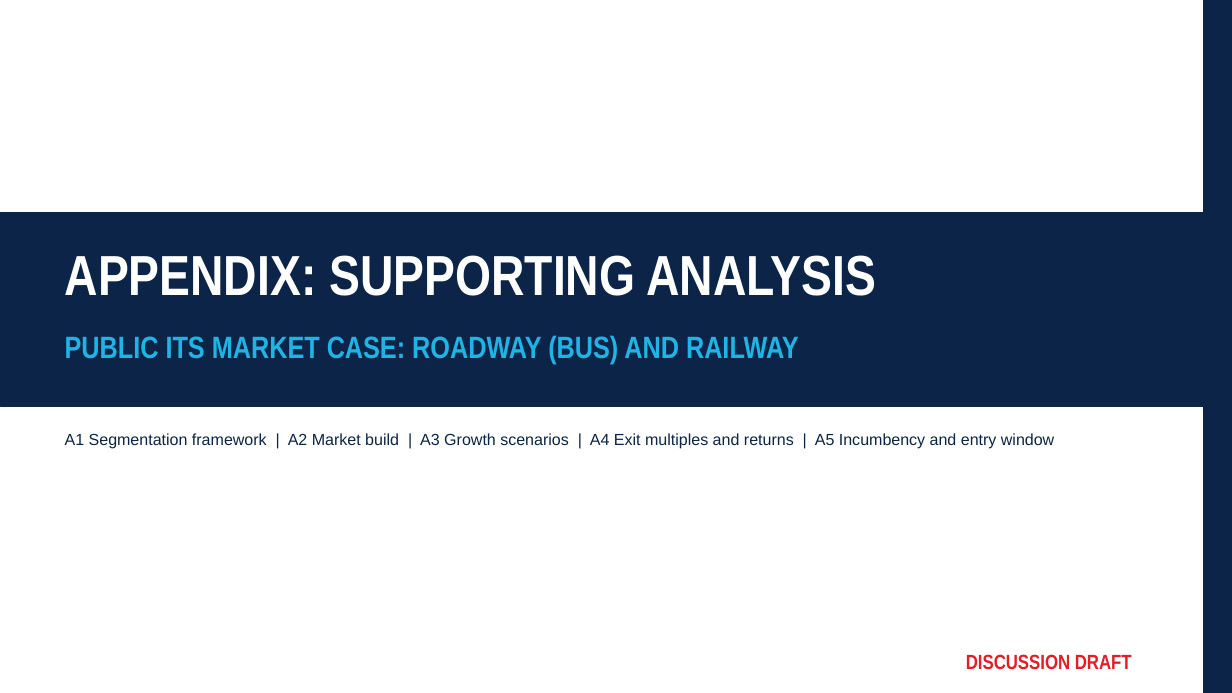
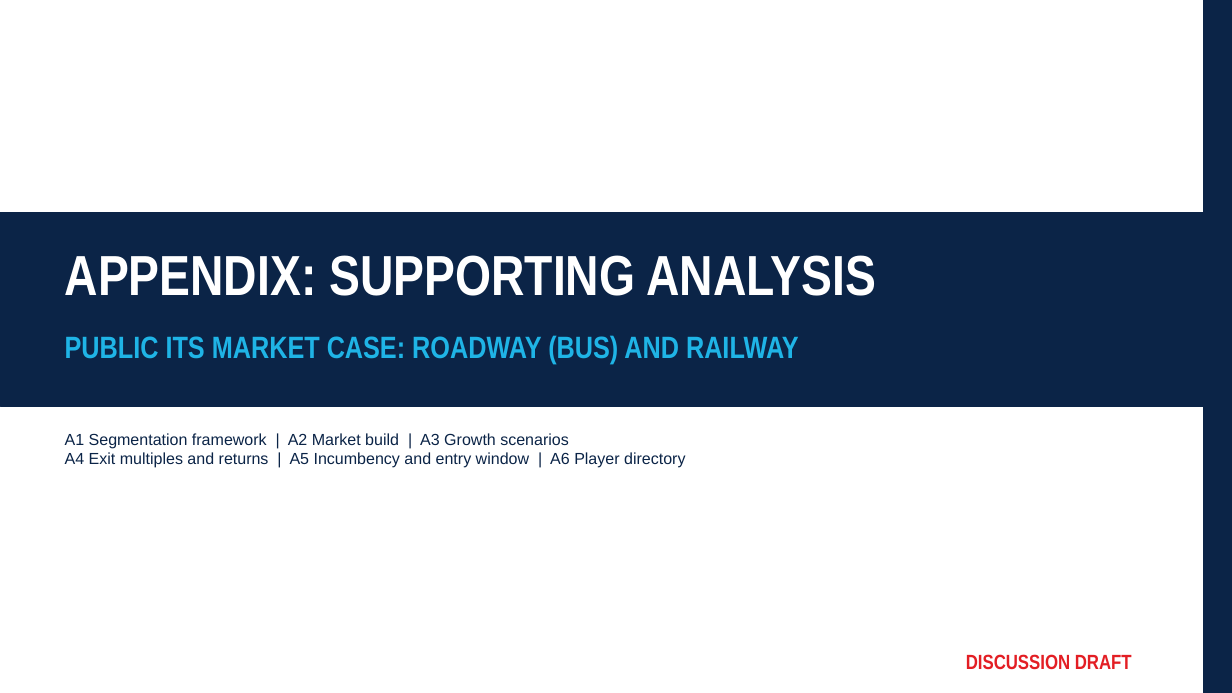
Before and after one commit to matthewkang858/Project-2-, a slide deck: slide 1 of its-market-case/deck/Public_ITS_Market_Case_Appendix.pptx. Drawn at 1232x693 pixels with LibreOffice and Linux fonts; fonts in the diff are those of the drawing. Boxes give left, top, right and bottom in pixels: in the first picture for what was removed or moved away, otherwise in the second. Text is boxed around its words. In the diff, an @@ line names an element or a change of style, - is before the commit and + after.

```diff
--- a/its-market-case/deck/Public_ITS_Market_Case_Appendix.pptx
+++ b/its-market-case/deck/Public_ITS_Market_Case_Appendix.pptx
@@ text at (x1=65, y1=433, x2=685, y2=468): text changed @@
-A1 Segmentation framework | A2 Market build | A3 Growth scenarios | A4 Exit multiples and returns | A5 Incumbency and entry window
+A1 Segmentation framework | A2 Market build | A3 Growth scenarios
+A4 Exit multiples and returns | A5 Incumbency and entry window | A6 Player directory
```
Also in this commit, not shown: 1 slide added, 14 other files.
